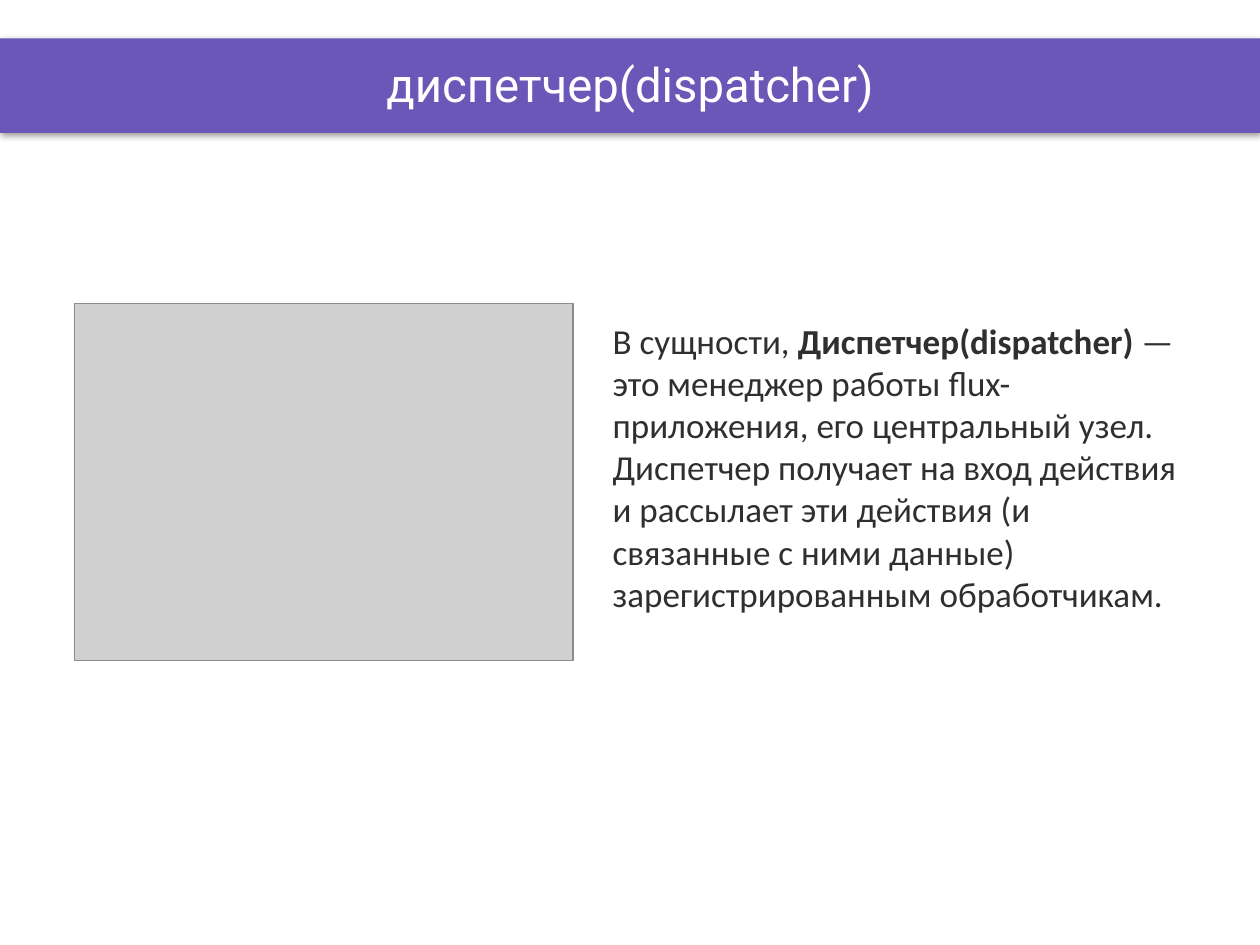
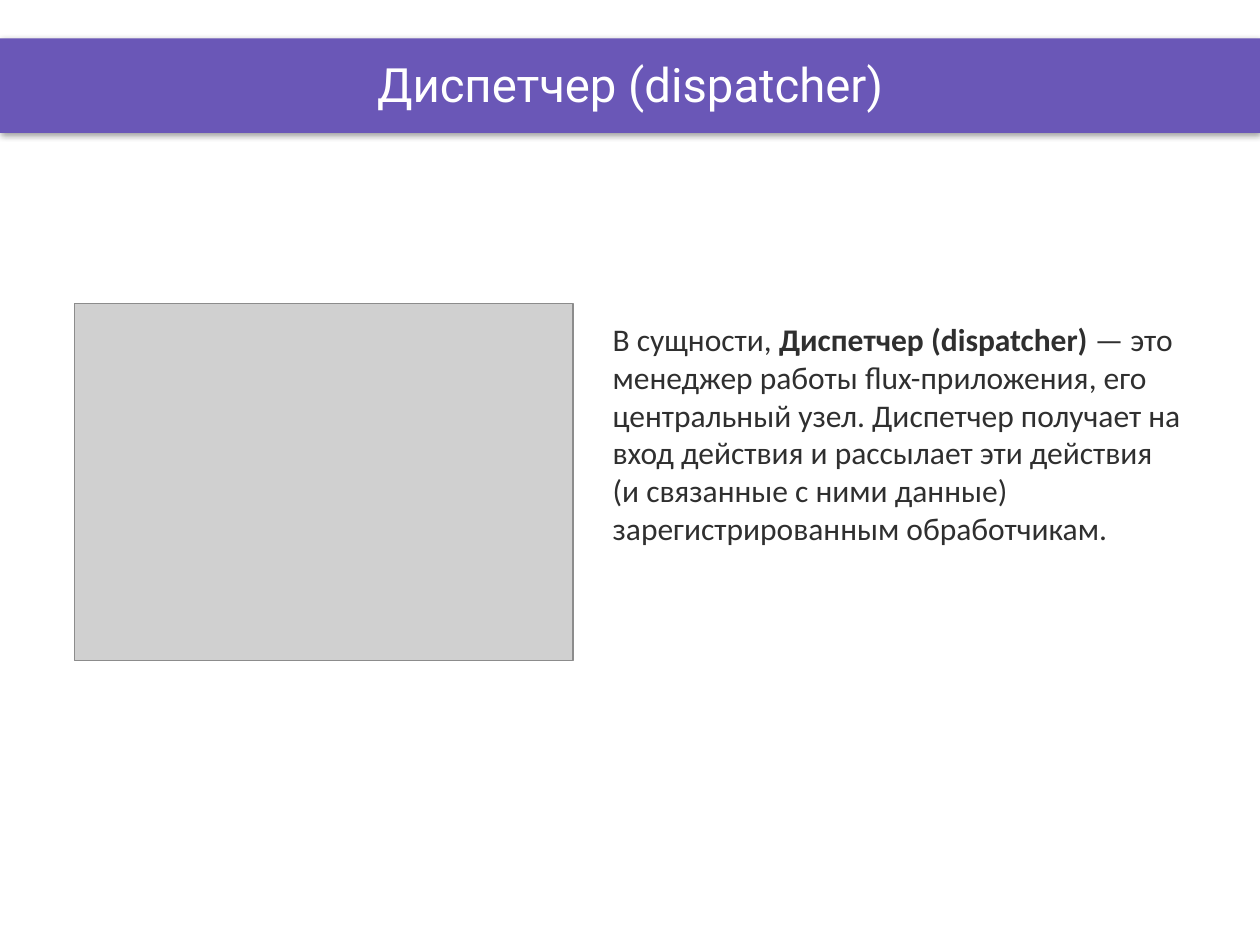
Before and after one commit to DinamickaDevelopment/ignite, a slide deck: slide 5 of ReactJS/lesson_25/Presentation/Flux.pptx. Drawn at 1260x945 pixels with LibreOffice and Linux fonts; fonts in the diff are those of the drawing; grey boxes stand for pictures; background and template pictures are left out. Boxes give left, top, right and bottom in pixels: in the first picture for what was removed or moved away, otherwise in the second. Text is boxed around its words. In the diff, an @@ line names an element or a change of style, - is before the commit and + after.

```diff
--- a/ReactJS/lesson_25/Presentation/Flux.pptx
+++ b/ReactJS/lesson_25/Presentation/Flux.pptx
@@ title at box(377, 64, 883, 113): text changed @@
-диспетчер(dispatcher)
+Диспетчер (dispatcher)
@@ text at box(613, 328, 1180, 545): text changed; size 20 to 18 pt @@
-В сущности, Диспетчер(dispatcher) — это менеджер работы flux-приложения, его центральный узел. Диспетчер получает на вход действия и рассылает эти действия (и связанные с ними данные) зарегистрированным обработчикам.
+В сущности, Диспетчер (dispatcher) — это менеджер работы flux-приложения, его центральный узел. Диспетчер получает на вход действия и рассылает эти действия (и связанные с ними данные) зарегистрированным обработчикам.
```
Also in this commit, not shown: 4 other slides changed, 17 other files.
